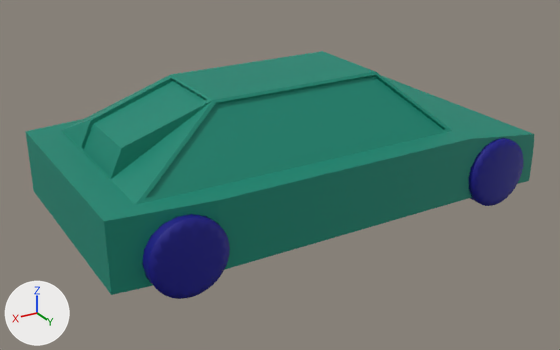
Before and after pictures for a commit that changed the COLLADA model car.DAE.
Both versions are drawn from a camera (50 mm lens) standing at (2.98, 4.87, 2.3) and looking at (0.05, 0.0, -0.14). Arrows for +X, +Y and +Z are at lower left; the lights stay in place. Where no turn or scale is listed for an object, it has been applied to the vertices. Vertices at the same position are counted once.

Script lines for the objects in view, before the commit:
```python
me_box001 = bpy.data.meshes.new('Box001')
me_box001.from_pydata(...)  # 202 vertices, 404 faces; spans x -1.78..1.78, y -0.99..0.99, z -0.27..0.67
me_box001.materials.append(mat_coloreffectr6g135b113_material)  # cyan #068771
me_cylinder008 = bpy.data.meshes.new('Cylinder008')
me_cylinder008.from_pydata(...)  # 398 vertices, 792 faces; spans x -0.277..0.277, y -0.178..0.0, z -0.277..0.277
me_cylinder008.materials.append(mat_coloreffectr8g8b136_material)  # blue #080888
me_cylinder009 = bpy.data.meshes.new('Cylinder009')
me_cylinder009.from_pydata(...)  # 398 vertices, 792 faces; spans x -0.277..0.277, y -0.178..0.0, z -0.277..0.277
me_cylinder009.materials.append(mat_coloreffectr8g8b136_material)  # blue #080888
ob_box001 = bpy.data.objects.new('Box001', me_box001)
ob_box001.location = (-0.027, -0.093, 0.0)
ob_cylinder008 = bpy.data.objects.new('Cylinder008', me_cylinder008)
ob_cylinder008.location = (-1.391, 0.948, -0.1)
ob_cylinder009 = bpy.data.objects.new('Cylinder009', me_cylinder009)
ob_cylinder009.location = (1.264, 0.948, -0.1)
```
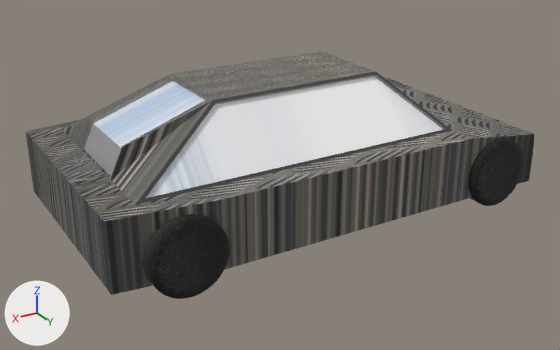
What differs and where, as boxes [x1, y1, x2, y2] in the pictures (560 x 350 px):
'Cylinder009', recoloured (blue to black)
    both: [142, 214, 230, 299]
part 1 of me_box001, recoloured (cyan to grey)
    both: [25, 72, 535, 295]
part 2 of me_box001, recoloured (cyan to white)
    both: [93, 76, 443, 198]
part 3 of me_box001, recoloured (cyan to grey)
    both: [81, 75, 510, 224]
part 4 of me_cylinder008, recoloured (blue to black)
    both: [468, 138, 523, 206]

Edits to the bpy script that builds the scene:
```text
Add img_2_plastic_shards_texture_4280584_jpg:
    img_2_plastic_shards_texture_4280584_jpg = load_image('2_plastic_shards_texture_4280584.JPG', 'images/2_plastic_shards_texture_4280584.JPG', 1600, 1200, 'sRGB')
Add img_0_metal_texture_4_21261297_jpg:
    img_0_metal_texture_4_21261297_jpg = load_image('0_metal-texture-4_21261297.jpg', 'images/0_metal-texture-4_21261297.jpg', 626, 417, 'sRGB')
Add img_1_index_jpg:
    img_1_index_jpg = load_image('1_index.jpg', 'images/1_index.jpg', 259, 194, 'sRGB')
Add mat_material__489:
    mat_material__489 = principled_material('Material__489')
    mat_material__489.texture = img_2_plastic_shards_texture_4280584_jpg
    mat_material__489.roughness = 0.9
Add mat_material__24:
    mat_material__24 = principled_material('Material__24')
    mat_material__24.base_color = (0.305, 0.305, 0.305)  # grey #969696
    mat_material__24.roughness = 0.9
Add mat_material__23:
    mat_material__23 = principled_material('Material__23')
    mat_material__23.texture = img_0_metal_texture_4_21261297_jpg
    mat_material__23.roughness = 0.9
Add mat_material__431:
    mat_material__431 = principled_material('Material__431')
    mat_material__431.texture = img_1_index_jpg
    mat_material__431.roughness = 0.9
Change me_box001:
    where me_box001.from_pydata(...)  # 202 vertices, 404 faces; spans x -1.78..1.78, y -0.99..0.99, z -0.27..0.67
    used by ob_box001; location = (-0.027, -0.093, 0.0)
    me_box001 part 1: 148 faces spanning x -1.78..1.78, y -0.99..0.99, z -0.27..0.67 switch from mat_coloreffectr6g135b113_material (cyan #068771) to mat_material__23 (picture img_0_metal_texture_4_21261297_jpg)
    me_box001 part 2: 8 faces spanning x -1.03..1.48, y -0.75..0.75, z 0.23..0.64 switch from mat_coloreffectr6g135b113_material (cyan #068771) to mat_material__431 (picture img_1_index_jpg)
    me_box001 part 3: 248 faces spanning x -1.78..1.78, y -0.99..0.99, z -0.27..0.67 switch from mat_coloreffectr6g135b113_material (cyan #068771) to mat_material__24 (grey #969696)
Change me_cylinder008:
    where me_cylinder008.from_pydata(...)  # 398 vertices, 792 faces; spans x -0.277..0.277, y -0.178..0.0, z -0.277..0.277
    used by ob_cylinder008; location = (-1.391, 0.948, -0.1)
    me_cylinder008 part 4: 792 faces spanning x -0.277..0.277, y -0.178..0.0, z -0.277..0.277 switch from mat_coloreffectr8g8b136_material (blue #080888) to mat_material__489 (picture img_2_plastic_shards_texture_4280584_jpg)
Change me_cylinder009:
    where me_cylinder009.from_pydata(...)  # 398 vertices, 792 faces; spans x -0.277..0.277, y -0.178..0.0, z -0.277..0.277
    remove me_cylinder009.materials.append(mat_coloreffectr8g8b136_material)  # blue #080888
    add me_cylinder009.materials.append(mat_material__489)  # picture img_2_plastic_shards_texture_4280584_jpg
```
